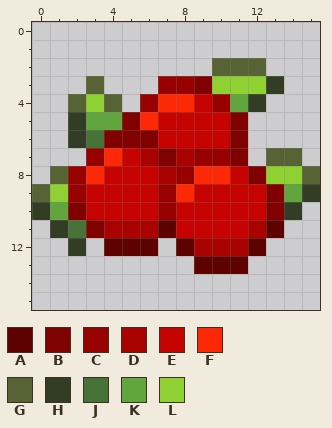
Edited in one commit: pixel-art sprite (mod_source/textures/items/foods/berry.png). This is how it looked before the edit.
The file is 16x16 pixels.
Palette (. is transparent): A #5e0200  B #7f0200  C #970200  D #a80300  E #c50300  F #fc2806  G #586335  H #333c24  J #477238  K #61a53f  L #8fd032
The result:
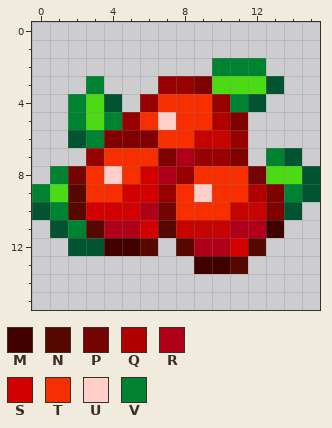
Colours new in this view: M #400000  N #570901  P #750505  Q #b00000  R #b00019  S #d30000  T #f72f00  U #ffcec8  V #008331
What changed:
@@ palette @@
-H #333c24
+H #025430
-L #8fd032
+L #4bda14
@@ x 0..15 @@
  1 ................
- 2 ..........GGG...
- 3 ...G...CCBLLLH..
- 4 ..GLG.CFFECKH...
- 5 ..HKKBFEEEEB....
- 6 ..HJBBBEEEEB....
- 7 ...CFEDBDCCB.GG.
- 8 .GCFEEEDCFFEBLLG
- 9 GLCEEEECFEEEEBKH
-10 HKBEEEECEEEEEBH.
-11 .HJBDDDAEEEEDA..
-12 ..H.AAA.ADDDA...
-13 .........AAA....
+ 2 ..........VVV...
+ 3 ...V...CCBLLLH..
+ 4 ..VLH.CTTTCVH...
+ 5 ..VLVCTUTTQB....
+ 6 ..HVBBBTTEEC....
+ 7 ...CTTTBRCCB.VH.
+ 8 .VPTUTSRCTTTPLLH
+ 9 VLNTTSSCTUTTQBVH
+10 HVNSSSRPTTTEEBH.
+11 .HVNRRSNEEERRM..
+12 ..HHMMN.NRRSN...
+13 .........MMN....
 14 ................
